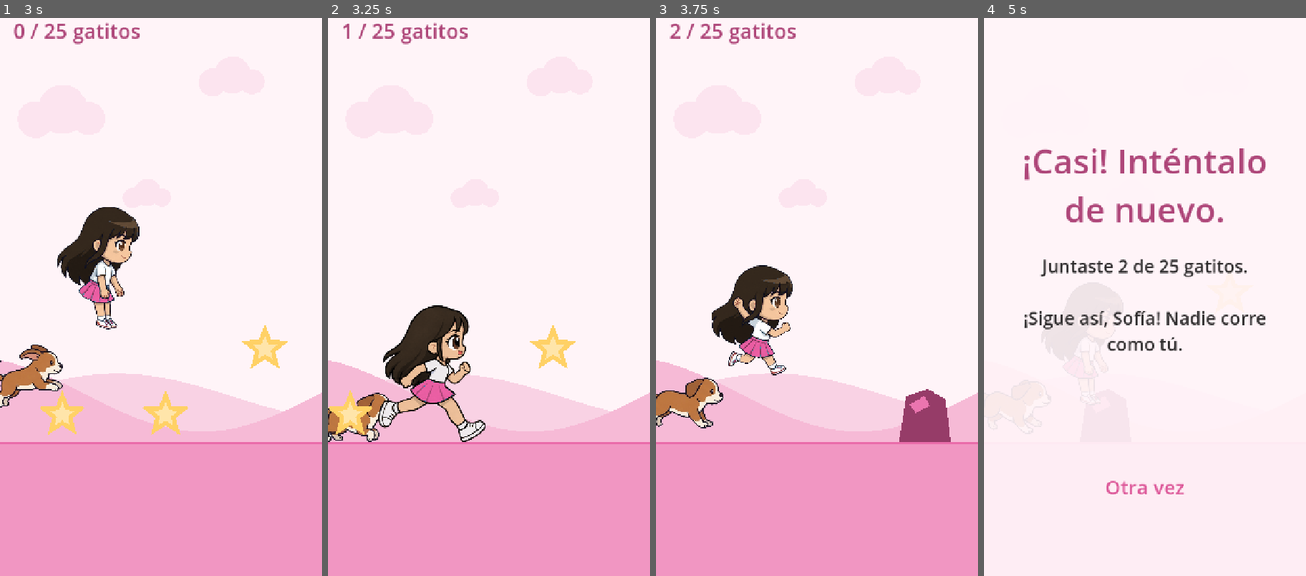
Above: before the commit, frames 1-4 (left to right).
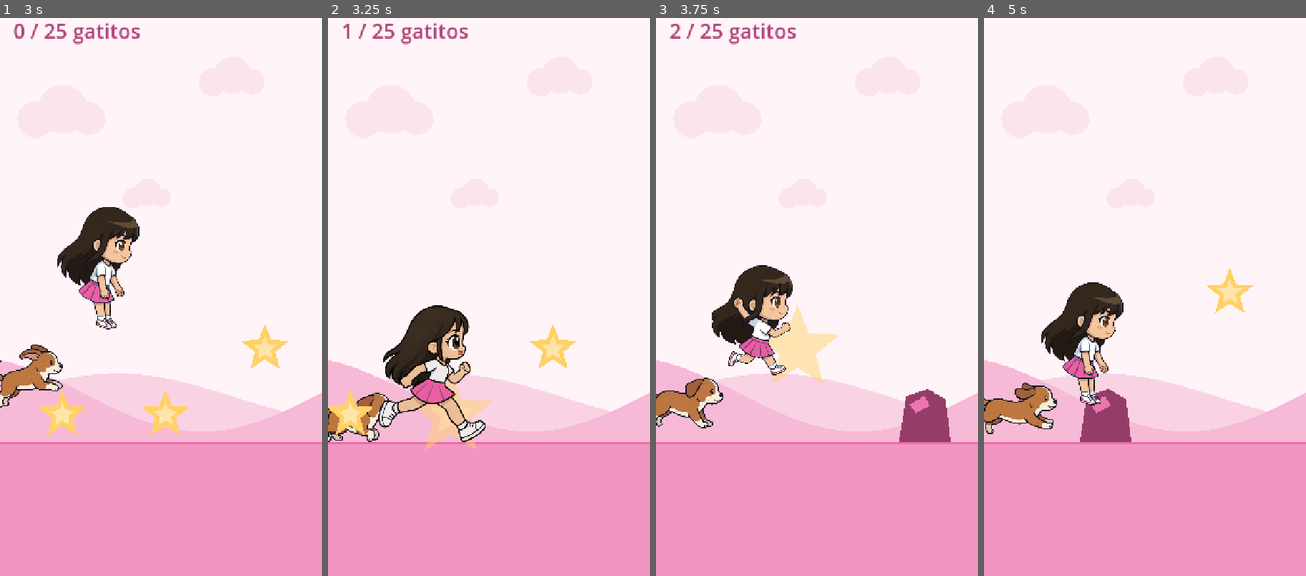
Above: after the commit, the same moments.

Repository: ivanriveraf/corre-sofia
Game: Godot game, scene res://main.tscn
Two runs of this game, one before a commit and one after it. Both use one fixed random seed, a clock stepped at 60 frames per second and the inputs below.
Inputs (mouse positions are in pixels of both pictures, inside the frame that each line leads up to):
- Up to frame 1 (3 s): tap Enter (ui_accept) at 0.5, 0.77, 1.52 s; move the mouse to (231, 263) at 0.52 s; click (231, 263) at 0.67 s; move the mouse to (96, 319) at 1.27 s; click (96, 319) at 1.42 s; move the mouse to (193, 163) at 2.02 s; click (193, 163) at 2.17 s; move the mouse to (144, 403) at 2.77 s; click (144, 403) at 2.92 s
- Up to frame 2 (3.25 s): tap Enter (ui_accept) at 3.02 s
- Up to frame 3 (3.75 s): move the mouse to (913, 375) at 3.52 s; click (913, 375) at 3.67 s
- Up to frame 4 (5 s): tap Enter (ui_accept) at 3.77, 4.52 s; move the mouse to (1048, 202) at 4.27 s; click (1048, 202) at 4.42 s

Frame 1 is identical in both runs. In frame 2, 0.8% of the frame differs, in the area x 28-52%, y 64-78%; in frame 3, 1.3%; in frame 4, 41%, in the area x 0-100%, y 23-100%.

Commit message:
Sonido y respuesta al jugador
El juego era mudo y sin reaccion: juntar un gatito lo hacia desaparecer sin
mas, y al chocar el panel final entraba de golpe en el mismo fotograma, sin
que se llegara a ver que habia pasado.

Sonido
- Los seis efectos se SINTETIZAN (herramientas/generar_sonidos.js), no se
  bajaron de ningun sitio: son nuestros y se pueden publicar. Este proyecto ya
  perdio tiempo con arte de licencia dudosa.
- Notas afinadas en do mayor, para que encadenadas suenen a musica.
- El tono de "recoger" sube con el avance: se OYE que falta menos para la meta.
- Varias voces, o el segundo efecto corta al primero.

Respuesta visual
- El coleccionable crece y se desvanece, y sigue viajando con el suelo.
- Al chocar: destello, el mundo se congela medio segundo, y despues entra el
  panel. Antes era un corte seco.
- Los personajes dejan de correr al terminar la partida.

Co-Authored-By: Claude Opus 5 <noreply@anthropic.com>

Diff:
--- a/main.gd
+++ b/main.gd
@@ -78,6 +78,9 @@
 ## Existe porque un jugador reporto perder sin tocar el obstaculo, y sobre el
 ## dibujo no se puede saber donde esta la caja. Con esto se ve, que es la unica
 ## forma de comprobar si la caja coincide con lo que se ve en pantalla.
+var _sonido: Sonido
+var _destello: ColorRect
+
 var _ver_cajas := false
 
 ## Piloto torpe: --torpe salta tarde y a destiempo, a proposito.
@@ -101,6 +104,8 @@
 	_construir_fondo()
 	_construir_personajes()
 	_construir_interfaz()
+	_sonido = Sonido.new()
+	add_child(_sonido)
 	if _ver_cajas:
 		_capa_cajas = CajasDebug.new()
 		_capa_cajas.juego = self
@@ -254,6 +259,15 @@
 	# Los Control se comen los clics por defecto (MOUSE_FILTER_STOP), asi que el
 	# panel de titulo bloqueaba el toque y el juego no arrancaba nunca. En el
 	# telefono habria pasado igual con el tactil.
+	# Destello del choque. Va por ENCIMA del juego y por DEBAJO del panel final
+	# (z 15 contra 20): se ve el golpe y luego entra el panel, en ese orden.
+	_destello = ColorRect.new()
+	_destello.color = Color(1, 1, 1, 0)
+	_destello.size = Vector2(ANCHO, ALTO)
+	_destello.mouse_filter = Control.MOUSE_FILTER_IGNORE
+	_destello.z_index = 15
+	add_child(_destello)
+
 	_panel = Control.new()
 	_panel.mouse_filter = Control.MOUSE_FILTER_IGNORE
 	_panel.z_index = 20
@@ -307,6 +321,7 @@
 
 
 func _empezar() -> void:
+	_sonido.tocar("empezar")
 	_estado = Estado.JUGANDO
 	_panel.visible = false
 	_hud.visible = true
@@ -326,9 +341,21 @@
 
 
 func _terminar(gano: bool) -> void:
+	# El estado cambia PRIMERO: congela el mundo en el fotograma del golpe. Antes
+	# el panel entraba de golpe en el mismo instante del choque y no se llegaba a
+	# ver que habia pasado; con esta pausa el niño ve que choco, y luego lee.
 	_estado = Estado.GANO if gano else Estado.PERDIO
-	_panel.visible = true
 	_hud.visible = false
+
+	if gano:
+		_sonido.tocar("ganar")
+	else:
+		# El golpe primero y la melodia detras: el choque es la causa y conviene
+		# que se oiga pegado a la imagen.
+		_sonido.tocar("choque")
+		_sonido.tocar("perder", 1.0, -4.0)
+		_parpadeo(Color(1, 1, 1, 0.55), 0.28)
+
 
 	if gano:
 		_titulo.text = Pedido.texto(Textos.COMUN["ganaste"])
@@ -343,6 +370,9 @@
 		]
 	_pie.text = Pedido.texto(Textos.COMUN["reintentar"])
 
+	await get_tree().create_timer(0.45 if not gano else 0.25).timeout
+	_panel.visible = true
+
 	if _demo:
 		print("[demo] %s con %d/%d en %.1f s" % ["GANO" if gano else "perdio", _puntos, META, _tiempo_partida])
 		# Sin esto la grabacion se queda congelada en la pantalla final.
@@ -359,7 +389,13 @@
 	#
 	# Va ANTES del corte por estado: en la portada no hay partida pero los dos
 	# siguen corriendo en el sitio, que es lo que invita a tocar la pantalla.
-	var vel_anim := _vel if _estado == Estado.JUGANDO else VEL_INICIAL
+	# En la portada corren en el sitio, que es lo que invita a tocar. Al terminar
+	# se quedan QUIETOS: seguir trotando despues de estrellarse se ve a broma.
+	var vel_anim := 0.0
+	if _estado == Estado.JUGANDO:
+		vel_anim = _vel
+	elif _estado == Estado.TITULO:
+		vel_anim = VEL_INICIAL
 	_jugador.avanzar(vel_anim * delta)
 	_mascota.avanzar(vel_anim * delta)
 
@@ -438,9 +474,13 @@
 				_explicar_choque(c)
 			if c.get_meta("tipo", "") == "premio":
 				_puntos += 1
+				# El tono sube con el avance: a los 25 gatitos suena medio tono
+				# mas alto que al primero. Es la forma mas barata de que el niño
+				# OIGA que se esta acercando a la meta, sin mirar el marcador.
+				_sonido.tocar("recoger", 1.0 + 0.45 * float(_puntos) / float(META))
 				_actualizar_hud()
-				c.queue_free()
 				_cosas.remove_at(i)
+				_reventar(c)
 				if _puntos >= META:
 					_terminar(true)
 					return
@@ -499,6 +539,32 @@
 	print("[choque] %s en x=%.0f  |  jugador %s  cosa %s  |  solape %.0fx%.0f  |  _y=%.0f en_suelo=%s"
 		% [c.get_meta("tipo", "?"), c.position.x, pj, pc, solape.size.x, solape.size.y,
 			_y, _en_suelo])
+
+
+## El coleccionable no desaparece de golpe: crece y se desvanece.
+##
+## Es medio segundo de nada, pero es el premio de la accion que el niño repite 25
+## veces por partida. Sin esto, juntar un gatito y que se esfume sin mas se siente
+## como si no hubiera pasado.
+func _reventar(c: Node2D) -> void:
+	var t := create_tween().set_parallel()
+	t.tween_property(c, "scale", Vector2.ONE * 1.7, 0.22) 		.set_trans(Tween.TRANS_BACK).set_ease(Tween.EASE_OUT)
+	t.tween_property(c, "modulate:a", 0.0, 0.22)
+	# Sigue viajando con el suelo mientras revienta. Sin esto se queda clavado en
+	# pantalla y se nota que ya no es parte del mundo.
+	t.tween_property(c, "position:x", c.position.x - _vel * 0.22, 0.22)
+	await t.finished
+	# El nodo ya no esta en _cosas, asi que un reinicio a mitad del reventon no
+	# lo libera: puede seguir vivo o no cuando el tween acaba.
+	if is_instance_valid(c):
+		c.queue_free()
+
+
+## Un golpe de color sobre todo el juego, que se apaga solo.
+func _parpadeo(color: Color, duracion: float) -> void:
+	_destello.color = color
+	var t := create_tween()
+	t.tween_property(_destello, "color:a", 0.0, duracion).set_trans(Tween.TRANS_QUAD)
 
 
 func _generar(delta: float) -> void:
@@ -649,6 +715,9 @@
 func _saltar() -> void:
 	_vy = IMPULSO
 	_en_suelo = false
+	# Un pelin de variacion de tono para que veinte saltos seguidos no suenen a
+	# la misma muestra repetida, que es lo que delata a un juego barato.
+	_sonido.tocar("salto", randf_range(0.94, 1.06))
 
 
 ## Dibuja las cajas de colision. Solo con --cajas.
--- /dev/null
+++ b/src/sonido.gd
@@ -0,0 +1,58 @@
+class_name Sonido
+extends Node
+
+## Los efectos del juego.
+##
+## Los WAV no se bajaron de ningun sitio: los sintetiza
+## herramientas/generar_sonidos.js. En este proyecto ya se perdio tiempo con
+## packs de arte de licencia dudosa que acabaron sin poder usarse, y un efecto
+## hecho en casa no tiene ese problema — es nuestro y se puede publicar.
+##
+## Reproduce con VARIAS VOCES y no con un reproductor unico: juntar un
+## coleccionable mientras suena el salto es lo normal, y con una sola voz el
+## segundo sonido corta al primero de golpe, que se oye como un fallo.
+
+const EFECTOS := {
+	"salto": "res://audio/salto.wav",
+	"recoger": "res://audio/recoger.wav",
+	"choque": "res://audio/choque.wav",
+	"ganar": "res://audio/ganar.wav",
+	"perder": "res://audio/perder.wav",
+	"empezar": "res://audio/empezar.wav",
+}
+
+const VOCES := 6
+
+var _streams := {}
+var _voces: Array[AudioStreamPlayer] = []
+var _siguiente := 0
+
+
+func _ready() -> void:
+	for clave: String in EFECTOS:
+		var ruta: String = EFECTOS[clave]
+		if not ResourceLoader.exists(ruta):
+			# Sin reventar: un pedido con un archivo de audio faltante tiene que
+			# abrirse igual. Mejor un juego mudo que una pantalla negra.
+			push_warning("Sonido: falta %s" % ruta)
+			continue
+		_streams[clave] = load(ruta)
+
+	for i in VOCES:
+		var p := AudioStreamPlayer.new()
+		add_child(p)
+		_voces.append(p)
+
+
+## Toca un efecto. `tono` multiplica la frecuencia: 1.0 es el original.
+func tocar(nombre: String, tono := 1.0, volumen_db := 0.0) -> void:
+	if not _streams.has(nombre) or _voces.is_empty():
+		return
+	# Voces por turno circular. Si todas estan ocupadas se pisa la mas antigua,
+	# que es justo la que menos se echa de menos.
+	var p := _voces[_siguiente]
+	_siguiente = (_siguiente + 1) % _voces.size()
+	p.stream = _streams[nombre]
+	p.pitch_scale = clampf(tono, 0.5, 2.0)
+	p.volume_db = volumen_db
+	p.play()
Not shown, added: audio/choque.wav.import
Not shown, added: audio/empezar.wav.import
Not shown, added: audio/ganar.wav.import
Not shown, added: audio/perder.wav.import
Not shown, added: audio/recoger.wav.import
Not shown, added: audio/salto.wav.import
Not shown, added: src/sonido.gd.uid
Not shown, added: audio/choque.wav
Not shown, added: audio/empezar.wav
Not shown, added: audio/ganar.wav
Not shown, added: audio/perder.wav
Not shown, added: audio/recoger.wav
(and 2 more such lines)
